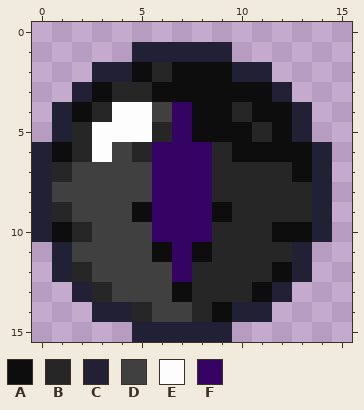
Two states of a pixel-art sprite, spr/sprMatrixEye.png. Above: the version before the commit.
The file is 16x16 pixels. Colours within 5 levels of each other are drawn and written as one.
Palette (. is transparent): A #0d0d0d  B #262626  C #222034  D #404040  E #fdfdfd  F #350363
Now the later version:
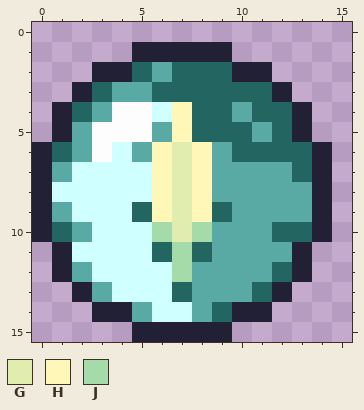
Colours new in this view: G #e1edaf  H #fff7b7  J #a5dba8
From old to new:
Colour A changes from #0d0d0d to #226561.
Colour B changes from #262626 to #59aaa5.
Colour D changes from #404040 to #cfffff.
Colour F becomes colour G in rows 6 to 10 at x 7.
Colour F becomes colour H in rows 4 to 5 at x 7; in rows 6 to 9 at x 6 and 8.
Colour F becomes colour J in row 10 at x 6 and 8; in rows 11 to 12 at x 7.
